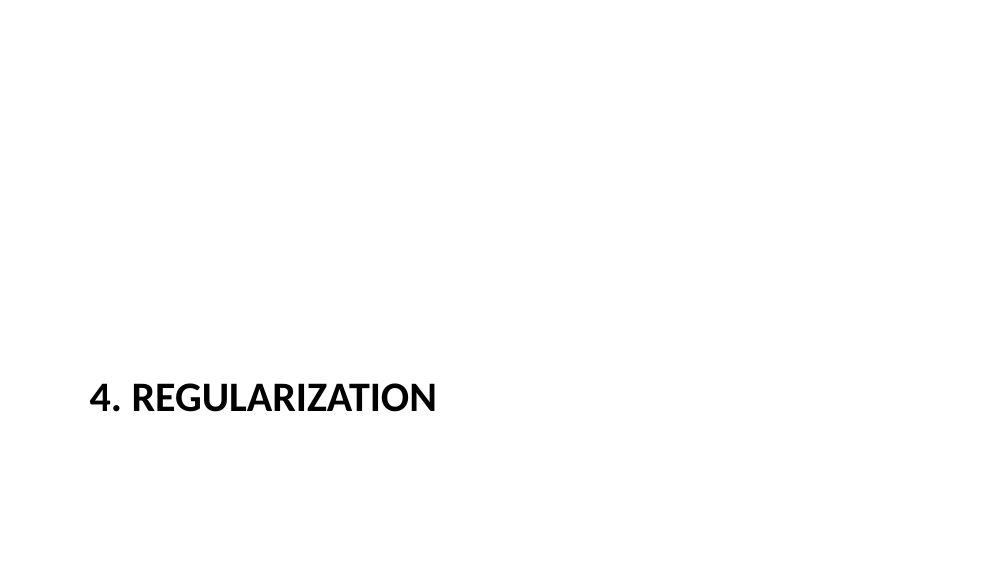
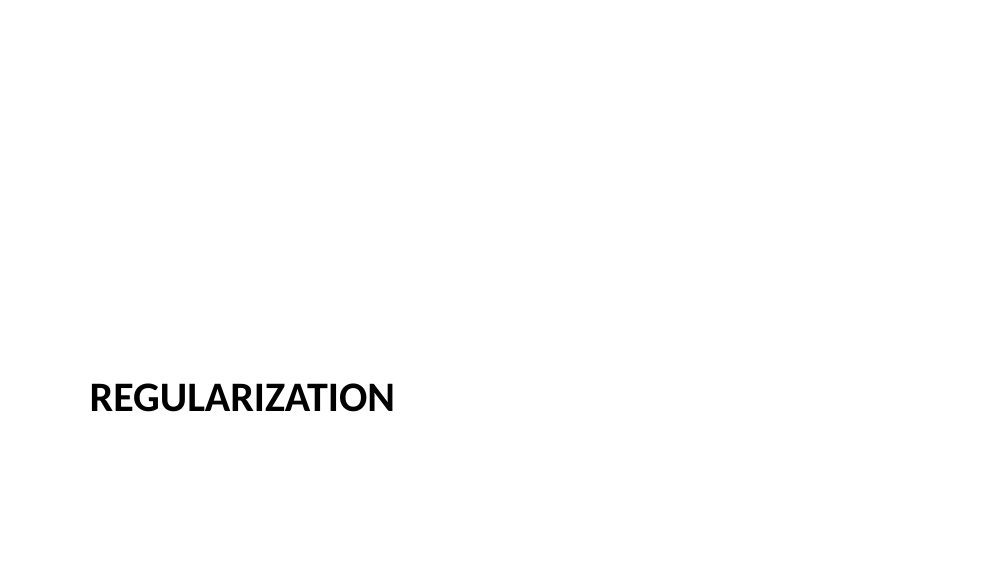
Before and after one commit to pauldubois98/AdcancedTopicsDataScience2026, a slide deck: slide 20 of Course03/slides.pptx. Drawn at 1008x567 pixels with LibreOffice and Linux fonts; fonts in the diff are those of the drawing. Boxes give left, top, right and bottom in pixels: in the first picture for what was removed or moved away, otherwise in the second. Text is boxed around its words. In the diff, an @@ line names an element or a change of style, - is before the commit and + after.

```diff
--- a/Course03/slides.pptx
+++ b/Course03/slides.pptx
@@ title at [90, 383, 395, 412]: text changed @@
-4. REGULARIZATION
+REGULARIZATION
```
Also in this commit, not shown: 26 other slides changed, 28 slides added, 15 slides removed, 1 other file.
